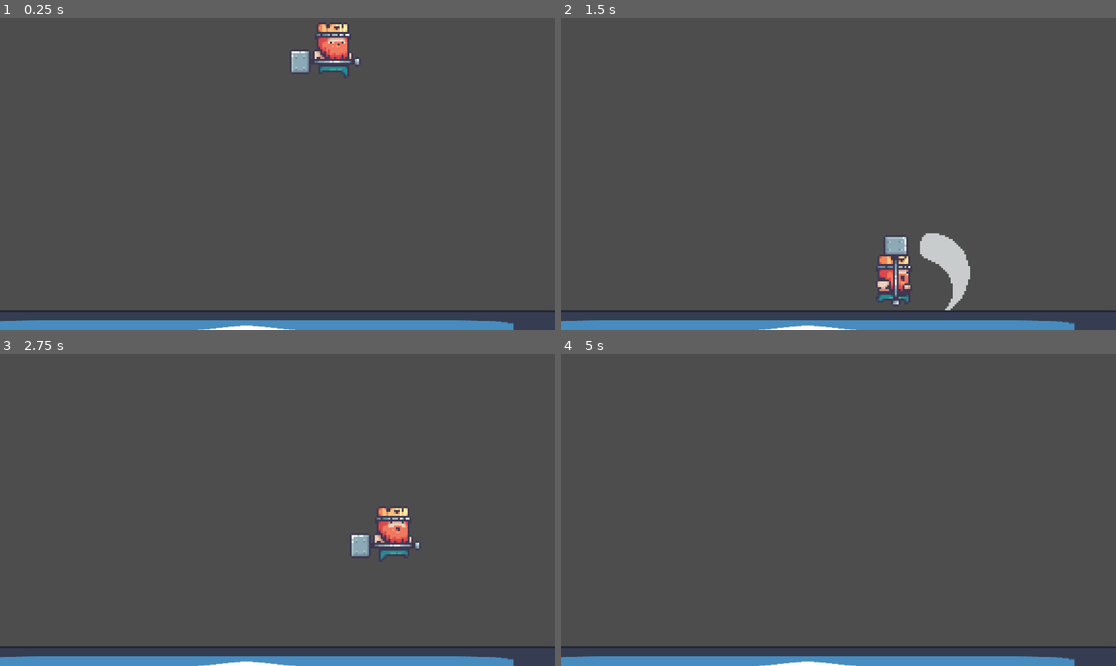
Above: before the commit, frames 1-4 (two rows, left to right).
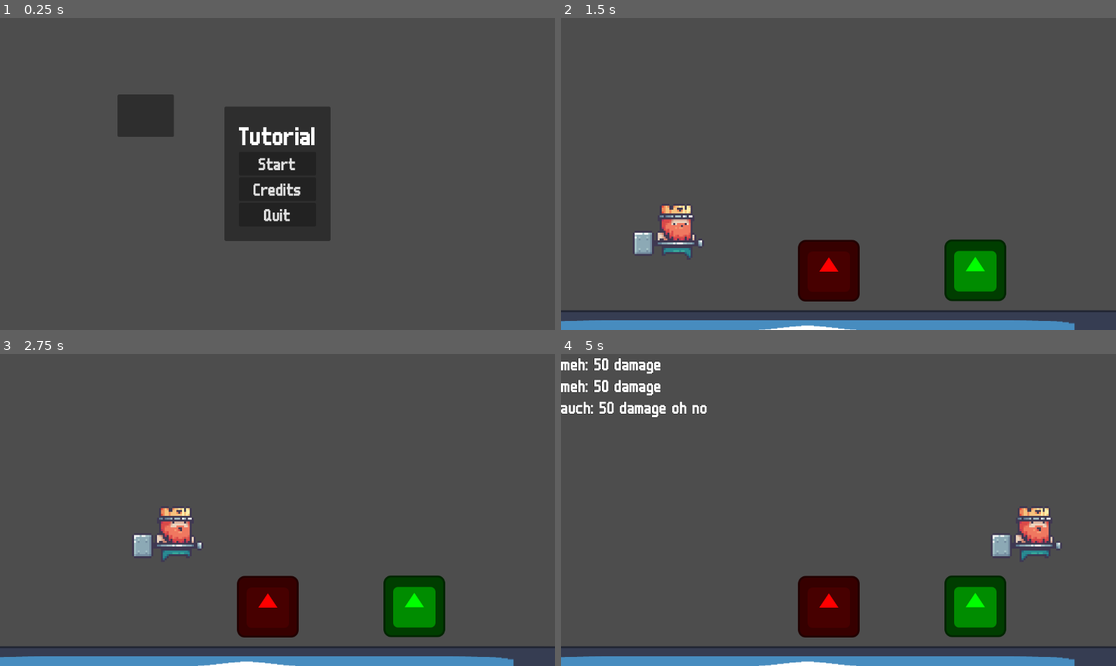
Above: after the commit, the same moments.

Repository: CC5408/Tutorial-CC5408-Oto-o-2025
Game: Godot game, scene res://ui/main_menu.tscn
Two runs of this game, one before a commit and one after it. Both use one fixed random seed, a clock stepped at 60 frames per second and the inputs below. Before the commit the project starts from res://scenes/main.tscn. The engine's default icon, where the game draws it, is replaced by a stand-in: a white triangle on a blue panel in a dark square.
Inputs (mouse positions are in pixels of both pictures, inside the frame that each line leads up to):
- Up to frame 1 (0.25 s): no input
- Up to frame 2 (1.5 s): click (838, 189) at 0.5 s, where only the run after the commit has a clickable "Credits"; click (838, 164) at 1.25 s, where only the run after the commit has a clickable "Start"
- Up to frame 3 (2.75 s): move the mouse to (399, 494) at 2.02 s; hold D (move_right) from 2.03 s (still down); click (399, 494) at 2.1 s; tap Space (jump) at 2.27 s
- Up to frame 4 (5 s): move the mouse to (727, 525) at 2.77 s; click (727, 525) at 2.85 s; tap Space (jump) at 3.02, 4.52 s; move the mouse to (894, 441) at 3.52 s; release D (move_right) at 3.53 s; hold A (move_left) 3.53-4.28 s; click (894, 441) at 3.6 s; move the mouse to (810, 572) at 4.27 s; hold D (move_right) from 4.28 s (still down); click (810, 572) at 4.35 s

The runs differ from the first frame. In frame 1, 14% of the frame differs, in the area x 0-100%, y 2-100%; in frame 2, 6.4%; in frame 3, 6.0%; in frame 4, 6.6%.

Commit message:
hitbox hurtbox bullet and ui

Diff:
--- /dev/null
+++ b/autoloads/debug.gd
@@ -0,0 +1,68 @@
+extends Node
+
+
+@onready var canvas_layer  = CanvasLayer.new()
+@onready var container = VBoxContainer.new()
+
+var index = 0
+var window_title = ""
+
+
+func _ready() -> void:
+	if not OS.is_debug_build():
+		return
+	add_child(canvas_layer)
+	canvas_layer.layer = 128
+	canvas_layer.add_child(container)
+	container.mouse_filter = Control.MOUSE_FILTER_IGNORE
+	window_title = get_window().title
+
+
+func log(message: Variant, seconds: float = 2) -> void:
+	if not OS.is_debug_build():
+		return
+	if is_online():
+		var prefix = _get_prefix()
+		print_rich("[b]%s:[/b] " % prefix, message)
+		add_message.rpc("%s: %s" % [prefix, str(message)], seconds)
+	else:
+		add_message(str(message), seconds)
+		print(message)
+
+
+@rpc("any_peer", "reliable", "call_local")
+func add_message(message: String, seconds: float) -> void:
+	var label = Label.new()
+	label.text = message
+	label.set("theme_override_constants/outline_size", 2)
+	label.set("theme_override_colors/font_outline_color", Color.BLACK)
+	container.add_child(label)
+	container.move_child(label, 0)
+	await get_tree().create_timer(seconds).timeout
+	container.remove_child(label)
+	label.queue_free()
+
+
+func add_to_window_title(text: String) -> void:
+	if not OS.is_debug_build():
+		return
+	get_window().title = "%s - %s" % [window_title, text]
+
+
+func reset_window_title() -> void:
+	get_window().title = window_title
+
+
+func is_online() -> bool:
+	return multiplayer.multiplayer_peer and \
+		not multiplayer.multiplayer_peer is OfflineMultiplayerPeer and \
+		multiplayer.multiplayer_peer.get_connection_status() == MultiplayerPeer.CONNECTION_CONNECTED
+
+
+func _get_prefix() -> String:
+	if multiplayer.is_server():
+		return "Server"
+	elif index:
+		return "Client %d" % index
+	else:
+		return "Client"
--- /dev/null
+++ b/components/hitbox.gd
@@ -0,0 +1,4 @@
+class_name Hitbox
+extends Area2D
+
+@export var damage = 10
--- /dev/null
+++ b/components/hitbox.tscn
@@ -0,0 +1,6 @@
+[gd_scene load_steps=2 format=3 uid="uid://dijxvb0h5xene"]
+
+[ext_resource type="Script" uid="uid://8qviiitsyvio" path="res://components/hitbox.gd" id="1_3l28h"]
+
+[node name="Hitbox" type="Area2D"]
+script = ExtResource("1_3l28h")
--- /dev/null
+++ b/components/hurtbox.gd
@@ -0,0 +1,13 @@
+class_name Hurtbox
+extends Area2D
+
+
+func _ready() -> void:
+	area_entered.connect(_on_area_entered)
+
+
+func _on_area_entered(area: Area2D) -> void:
+	var hitbox = area as Hitbox
+	if hitbox:
+		if owner.has_method("take_damage"):
+			owner.take_damage(hitbox.damage)
--- /dev/null
+++ b/components/hurtbox.tscn
@@ -0,0 +1,6 @@
+[gd_scene load_steps=2 format=3 uid="uid://dnh2hjv0myy4r"]
+
+[ext_resource type="Script" uid="uid://nt6fh6wqgklo" path="res://components/hurtbox.gd" id="1_ms22k"]
+
+[node name="Hurtbox" type="Area2D"]
+script = ExtResource("1_ms22k")
--- a/project.godot
+++ b/project.godot
@@ -11,9 +11,17 @@
 [application]
 
 config/name="Tutorial CC5408 Otono 2025"
-run/main_scene="uid://biwqq260j80w2"
+run/main_scene="uid://cdr1kwtdvk27d"
 config/features=PackedStringArray("4.4", "Forward Plus")
 config/icon="res://icon.svg"
+
+[autoload]
+
+Debug="*res://autoloads/debug.gd"
+
+[gui]
+
+theme/custom="uid://bncnmdajgo1u3"
 
 [input]
 
@@ -50,6 +58,17 @@
 "events": [Object(InputEventMouseButton,"resource_local_to_scene":false,"resource_name":"","device":-1,"window_id":0,"a …(257 unchanged characters)…
 ]
 }
+click={
+"deadzone": 0.2,
+"events": [Object(InputEventMouseButton,"resource_local_to_scene":false,"resource_name":"","device":-1,"window_id":0,"alt_pressed":false,"shift_pressed":false,"ctrl_pressed":false,"meta_pressed":false,"button_mask":1,"position":Vector2(187, 29),"global_position":Vector2(199, 89),"factor":1.0,"button_index":1,"canceled":false,"pressed":true,"double_click":false,"script":null)
+]
+}
+
+[layer_names]
+
+2d_physics/layer_1="world"
+2d_physics/layer_2="player"
+2d_physics/layer_3="enemy"
 
 [rendering]
 
--- /dev/null
+++ b/resources/theme.tres
@@ -0,0 +1,9 @@
+[gd_resource type="Theme" load_steps=2 format=3 uid="uid://bncnmdajgo1u3"]
+
+[ext_resource type="FontFile" uid="uid://8cxn1ayk3ln1" path="res://assets/fonts/m6x11plus.ttf" id="1_d4nwg"]
+
+[resource]
+default_font = ExtResource("1_d4nwg")
+default_font_size = 40
+Title/base_type = &"Label"
+Title/font_sizes/font_size = 60
--- /dev/null
+++ b/scenes/bullet.gd
@@ -0,0 +1,23 @@
+extends Hitbox
+
+@export var max_speed = 400
+@onready var timer: Timer = $Timer
+
+func _ready() -> void:
+	body_entered.connect(_on_body_entered)
+	#timer.timeout.connect(queue_free)
+	#timer.timeout.connect(func(): queue_free())
+	#await timer.timeout
+	await get_tree().create_timer(1).timeout
+	queue_free()
+
+
+func _physics_process(delta: float) -> void:
+	var velocity = transform.x * max_speed
+	position +=  velocity * delta
+
+
+func _on_body_entered(body: Node) -> void:
+	if body is Player:
+		return
+	queue_free()
--- /dev/null
+++ b/scenes/bullet.tscn
@@ -0,0 +1,29 @@
+[gd_scene load_steps=4 format=3 uid="uid://bgynevx8xey5d"]
+
+[ext_resource type="Script" uid="uid://dxtwxq6godqww" path="res://scenes/bullet.gd" id="1_mkf8s"]
+[ext_resource type="Texture2D" uid="uid://cuamxtacfvms1" path="res://icon.svg" id="2_y25gk"]
+
+[sub_resource type="CircleShape2D" id="CircleShape2D_l5glv"]
+radius = 12.0
+
+[node name="Bullet" type="Area2D"]
+collision_layer = 5
+collision_mask = 5
+script = ExtResource("1_mkf8s")
+metadata/_custom_type_script = "uid://8qviiitsyvio"
+
+[node name="Sprite2D" type="Sprite2D" parent="."]
+scale = Vector2(0.2, 0.0799997)
+texture = ExtResource("2_y25gk")
+
+[node name="Sprite2D2" type="Sprite2D" parent="."]
+position = Vector2(13, 0)
+scale = Vector2(0.136317, 0.122161)
+texture = ExtResource("2_y25gk")
+
+[node name="CollisionShape2D" type="CollisionShape2D" parent="."]
+shape = SubResource("CircleShape2D_l5glv")
+
+[node name="Timer" type="Timer" parent="."]
+one_shot = true
+autostart = true
--- /dev/null
+++ b/scenes/enemy.gd
@@ -0,0 +1,5 @@
+extends Node2D
+
+
+func take_damage(damage: int) -> void:
+	Debug.log("auch: %d damage %s" % [damage, "oh no"] )
--- /dev/null
+++ b/scenes/enemy.tscn
@@ -0,0 +1,24 @@
+[gd_scene load_steps=5 format=3 uid="uid://b055yyuh2mouj"]
+
+[ext_resource type="Script" uid="uid://cesqk80suadb2" path="res://scenes/enemy.gd" id="1_4ra3w"]
+[ext_resource type="Texture2D" uid="uid://cuamxtacfvms1" path="res://icon.svg" id="1_md0e3"]
+[ext_resource type="Script" uid="uid://nt6fh6wqgklo" path="res://components/hurtbox.gd" id="2_4ra3w"]
+
+[sub_resource type="RectangleShape2D" id="RectangleShape2D_5uy6h"]
+size = Vector2(128, 128)
+
+[node name="Enemy" type="Node2D"]
+script = ExtResource("1_4ra3w")
+
+[node name="Sprite2D" type="Sprite2D" parent="."]
+modulate = Color(1, 0, 0, 1)
+texture = ExtResource("1_md0e3")
+
+[node name="Hurtbox" type="Area2D" parent="."]
+collision_layer = 5
+collision_mask = 5
+script = ExtResource("2_4ra3w")
+metadata/_custom_type_script = "uid://nt6fh6wqgklo"
+
+[node name="CollisionShape2D" type="CollisionShape2D" parent="Hurtbox"]
+shape = SubResource("RectangleShape2D_5uy6h")
--- a/scenes/main.tscn
+++ b/scenes/main.tscn
@@ -1,9 +1,11 @@
-[gd_scene load_steps=5 format=3 uid="uid://biwqq260j80w2"]
+[gd_scene load_steps=7 format=3 uid="uid://biwqq260j80w2"]
 
 [ext_resource type="PackedScene" uid="uid://bh0pw1bb7w3n3" path="res://scenes/box.tscn" id="1_0wfyh"]
 [ext_resource type="Script" uid="uid://cufe28v4a7uec" path="res://scenes/main.gd" id="1_sugp2"]
 [ext_resource type="PackedScene" uid="uid://dn7yanh1bcp11" path="res://scenes/player.tscn" id="2_sugp2"]
 [ext_resource type="PackedScene" uid="uid://cpp3hh7qwywln" path="res://scenes/ball.tscn" id="4_jyhfs"]
+[ext_resource type="PackedScene" uid="uid://b055yyuh2mouj" path="res://scenes/enemy.tscn" id="5_tbgi4"]
+[ext_resource type="PackedScene" uid="uid://38sr1a3xmrvk" path="res://scenes/npc.tscn" id="6_tefeu"]
 
 [node name="Main" type="Node2D"]
 script = ExtResource("1_sugp2")
@@ -21,7 +23,7 @@
 position = Vector2(-938, 350)
 
 [node name="Player" parent="." instance=ExtResource("2_sugp2")]
-position = Vector2(690, 34)
+position = Vector2(238, 429)
 
 [node name="Ball" parent="." instance=ExtResource("4_jyhfs")]
 position = Vector2(-553, 277)
@@ -31,3 +33,9 @@
 
 [node name="Ball3" parent="." instance=ExtResource("4_jyhfs")]
 position = Vector2(-620, -114)
+
+[node name="Enemy" parent="." instance=ExtResource("5_tbgi4")]
+position = Vector2(556, 525)
+
+[node name="NPC" parent="." instance=ExtResource("6_tefeu")]
+position = Vector2(860, 524)
--- /dev/null
+++ b/scenes/npc.gd
@@ -0,0 +1,4 @@
+extends Node2D
+
+func take_damage(damage: int) -> void:
+	Debug.log("meh: %d damage" % damage )
--- /dev/null
+++ b/scenes/npc.tscn
@@ -0,0 +1,24 @@
+[gd_scene load_steps=5 format=3 uid="uid://38sr1a3xmrvk"]
+
+[ext_resource type="Script" uid="uid://bkxe448a56hog" path="res://scenes/npc.gd" id="1_rv78h"]
+[ext_resource type="Texture2D" uid="uid://cuamxtacfvms1" path="res://icon.svg" id="2_7n8xq"]
+[ext_resource type="Script" uid="uid://nt6fh6wqgklo" path="res://components/hurtbox.gd" id="3_4wlns"]
+
+[sub_resource type="RectangleShape2D" id="RectangleShape2D_5uy6h"]
+size = Vector2(128, 128)
+
+[node name="NPC" type="Node2D"]
+script = ExtResource("1_rv78h")
+
+[node name="Sprite2D" type="Sprite2D" parent="."]
+modulate = Color(0, 1, 0, 1)
+texture = ExtResource("2_7n8xq")
+
+[node name="Hurtbox" type="Area2D" parent="."]
+collision_layer = 3
+collision_mask = 3
+script = ExtResource("3_4wlns")
+metadata/_custom_type_script = "uid://nt6fh6wqgklo"
+
+[node name="CollisionShape2D" type="CollisionShape2D" parent="Hurtbox"]
+shape = SubResource("RectangleShape2D_5uy6h")
--- a/scenes/player.gd
+++ b/scenes/player.gd
@@ -1,13 +1,18 @@
+class_name Player
 extends CharacterBody2D
 
 @export var max_speed = 400
 @export var acceleration = 500
 @export var gravity = 1000
 @export var jump_speed = 600
+@export var bullet_scene: PackedScene
+
 @onready var animation_player: AnimationPlayer = $AnimationPlayer
 @onready var animation_tree: AnimationTree = $AnimationTree
 @onready var playback : AnimationNodeStateMachinePlayback = animation_tree["parameters/playback"]
 @onready var pivot: Node2D = $Pivot
+@onready var bullet_spawn: Marker2D = $Pivot/BulletSpawn
+
 
 
 func _ready() -> void:
@@ -27,6 +32,10 @@
 
 	if not move_input and is_on_floor() and Input.is_action_just_pressed("attack"):
 		playback.travel("attack")
+		var dir = sign(get_global_mouse_position().x - global_position.x)
+		if dir:
+			pivot.scale.x = dir
+
 		return
 
 	# animation
@@ -43,3 +52,10 @@
 			playback.travel("jump")
 		else:
 			playback.travel("fall")
+
+
+func fire() -> void:
+	var bullet_inst = bullet_scene.instantiate()
+	get_parent().add_child(bullet_inst)
+	bullet_inst.global_rotation = bullet_spawn.global_position.direction_to(get_global_mouse_position()).angle()
+	bullet_inst.global_position = bullet_spawn.global_position
--- a/scenes/player.tscn
+++ b/scenes/player.tscn
@@ -1,12 +1,14 @@
-[gd_scene load_steps=40 format=3 uid="uid://dn7yanh1bcp11"]
+[gd_scene load_steps=43 format=3 uid="uid://dn7yanh1bcp11"]
 
 [ext_resource type="Script" uid="uid://bhu32y5twip8j" path="res://scenes/player.gd" id="1_3vyb7"]
 [ext_resource type="Texture2D" uid="uid://b0qc7htxdeym7" path="res://assets/Kings and Pigs/Sprites/01-King Human/Idle (78x58).png" id="2_g2els"]
+[ext_resource type="PackedScene" uid="uid://bgynevx8xey5d" path="res://scenes/bullet.tscn" id="2_ur7pv"]
 [ext_resource type="Texture2D" uid="uid://b1qy4c6iluyvg" path="res://assets/Kings and Pigs/Sprites/01-King Human/Run (78x58).png" id="3_qhqgy"]
 [ext_resource type="Texture2D" uid="uid://b1mo50r3ciaxm" path="res://assets/Kings and Pigs/Sprites/01-King Human/Ground (78x58).png" id="4_tuyoq"]
 [ext_resource type="Texture2D" uid="uid://b2ayetrj85r15" path="res://assets/Kings and Pigs/Sprites/01-King Human/Jump (78x58).png" id="5_fjrip"]
 [ext_resource type="Texture2D" uid="uid://b5lvkwg6ytp8p" path="res://assets/Kings and Pigs/Sprites/01-King Human/Fall (78x58).png" id="6_smehm"]
 [ext_resource type="Texture2D" uid="uid://gioly43upic3" path="res://assets/Kings and Pigs/Sprites/01-King Human/Attack (78x58).png" id="7_fjrip"]
+[ext_resource type="Script" uid="uid://8qviiitsyvio" path="res://components/hitbox.gd" id="8_smehm"]
 
 [sub_resource type="CapsuleShape2D" id="CapsuleShape2D_qhqgy"]
 radius = 25.0
@@ -90,6 +92,20 @@
 "transitions": PackedFloat32Array(1, 1, 1),
 "update": 1,
 "values": [0, 1, 2]
+}
+tracks/3/type = "method"
+tracks/3/imported = false
+tracks/3/enabled = true
+tracks/3/path = NodePath(".")
+tracks/3/interp = 1
+tracks/3/loop_wrap = true
+tracks/3/keys = {
+"times": PackedFloat32Array(0.1),
+"transitions": PackedFloat32Array(1),
+"values": [{
+"args": [],
+"method": &"fire"
+}]
 }
 
 [sub_resource type="Animation" id="Animation_d2wvv"]
@@ -427,8 +443,13 @@
 transitions = ["Start", "idle", SubResource("AnimationNodeStateMachineTransition_qlg0r"), "idle", "run", SubResource("A …(943 unchanged characters)…
 graph_offset = Vector2(24, -25.5932)
 
+[sub_resource type="RectangleShape2D" id="RectangleShape2D_ur7pv"]
+size = Vector2(44, 52)
+
 [node name="Player" type="CharacterBody2D"]
+collision_layer = 3
 script = ExtResource("1_3vyb7")
+bullet_scene = ExtResource("2_ur7pv")
 
 [node name="CollisionShape2D" type="CollisionShape2D" parent="."]
 shape = SubResource("CapsuleShape2D_qhqgy")
@@ -439,6 +460,7 @@
 }
 
 [node name="AnimationTree" type="AnimationTree" parent="."]
+active = false
 tree_root = SubResource("AnimationNodeStateMachine_fjrip")
 anim_player = NodePath("../AnimationPlayer")
 
@@ -449,3 +471,16 @@
 scale = Vector2(4, 4)
 texture = ExtResource("2_g2els")
 hframes = 11
+
+[node name="Hitbox" type="Area2D" parent="Pivot"]
+script = ExtResource("8_smehm")
+damage = 50
+metadata/_custom_type_script = "uid://8qviiitsyvio"
+
+[node name="CollisionShape2D" type="CollisionShape2D" parent="Pivot/Hitbox"]
+position = Vector2(-67, 32)
+shape = SubResource("RectangleShape2D_ur7pv")
+
+[node name="BulletSpawn" type="Marker2D" parent="Pivot"]
+position = Vector2(19, -8)
+gizmo_extents = 119.8
--- /dev/null
+++ b/ui/main_menu.gd
@@ -0,0 +1,10 @@
+extends MarginContainer
+
+@onready var start: Button = %Start
+@onready var credits: Button = %Credits
+@onready var quit: Button = %Quit
+
+
+func _ready() -> void:
+	start.pressed.connect(func(): get_tree().change_scene_to_file("res://scenes/main.tscn"))
+	quit.pressed.connect(func(): get_tree().quit())
--- /dev/null
+++ b/ui/main_menu.tscn
@@ -0,0 +1,64 @@
+[gd_scene load_steps=3 format=3 uid="uid://cdr1kwtdvk27d"]
+
+[ext_resource type="Script" uid="uid://da2os8kdnw7kq" path="res://ui/main_menu.gd" id="1_t7e0r"]
+[ext_resource type="Script" uid="uid://bbaqy5jssq6iy" path="res://ui/panel.gd" id="2_0dkrt"]
+
+[node name="MainMenu" type="MarginContainer"]
+anchors_preset = 15
+anchor_right = 1.0
+anchor_bottom = 1.0
+grow_horizontal = 2
+grow_vertical = 2
+theme_override_constants/margin_left = 12
+theme_override_constants/margin_top = 12
+theme_override_constants/margin_right = 12
+theme_override_constants/margin_bottom = 12
+script = ExtResource("1_t7e0r")
+
+[node name="PanelContainer" type="PanelContainer" parent="."]
+layout_mode = 2
+size_flags_horizontal = 4
+size_flags_vertical = 4
+
+[node name="MarginContainer" type="MarginContainer" parent="PanelContainer"]
+layout_mode = 2
+theme_override_constants/margin_left = 30
+theme_override_constants/margin_top = 30
+theme_override_constants/margin_right = 30
+theme_override_constants/margin_bottom = 30
+
+[node name="VBoxContainer" type="VBoxContainer" parent="PanelContainer/MarginContainer"]
+layout_mode = 2
+
+[node name="Label" type="Label" parent="PanelContainer/MarginContainer/VBoxContainer"]
+layout_mode = 2
+theme_type_variation = &"Title"
+text = "Tutorial"
+horizontal_alignment = 1
+
+[node name="Start" type="Button" parent="PanelContainer/MarginContainer/VBoxContainer"]
+unique_name_in_owner = true
+layout_mode = 2
+text = "Start"
+
+[node name="Credits" type="Button" parent="PanelContainer/MarginContainer/VBoxContainer"]
+unique_name_in_owner = true
+layout_mode = 2
+text = "Credits"
+
+[node name="Quit" type="Button" parent="PanelContainer/MarginContainer/VBoxContainer"]
+unique_name_in_owner = true
+layout_mode = 2
+text = "Quit"
+
+[node name="Control" type="Control" parent="."]
+layout_mode = 2
+mouse_filter = 2
+
+[node name="Panel" type="Panel" parent="Control"]
+layout_mode = 0
+offset_left = 232.0
+offset_top = 147.0
+offset_right = 349.0
+offset_bottom = 235.0
+script = ExtResource("2_0dkrt")
--- /dev/null
+++ b/ui/panel.gd
@@ -0,0 +1,6 @@
+extends Panel
+
+
+func _gui_input(event: InputEvent) -> void:
+	if event.is_action_pressed("click"):
+		Debug.log("click")
Binary file added: assets/fonts/m6x11plus.ttf
Not shown, added: assets/fonts/m6x11plus.ttf.import
Not shown, added: autoloads/debug.gd.uid
Not shown, added: components/hitbox.gd.uid
Not shown, added: components/hurtbox.gd.uid
Not shown, added: scenes/bullet.gd.uid
Not shown, added: scenes/enemy.gd.uid
Not shown, added: scenes/npc.gd.uid
Not shown, added: ui/main_menu.gd.uid
Not shown, added: ui/panel.gd.uid
